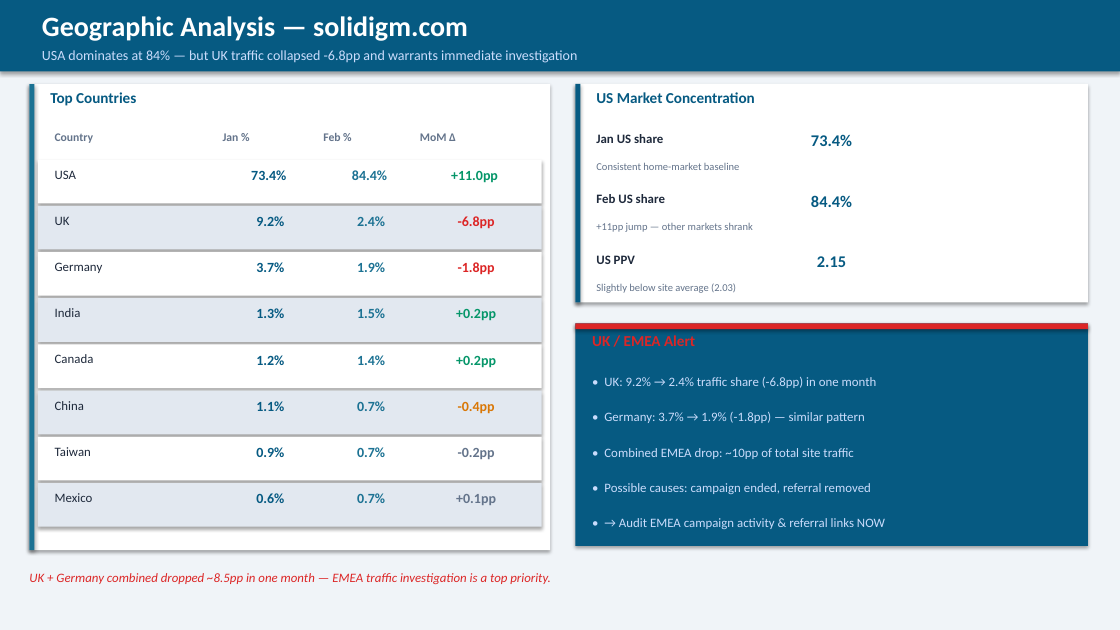
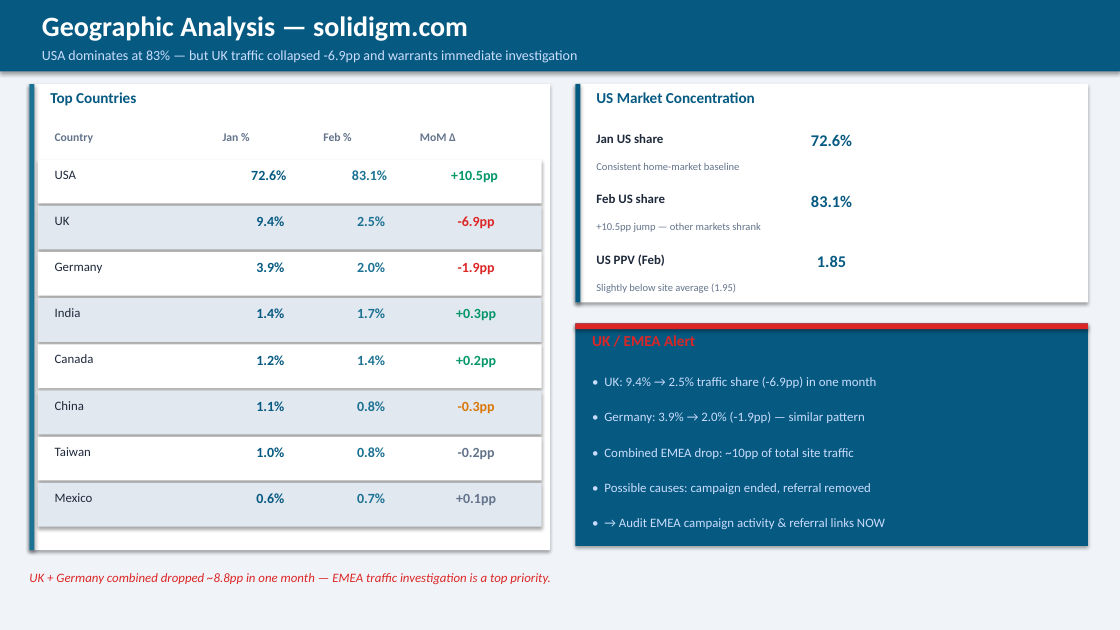
Before and after one commit to durgaguthi/AI, a slide deck: slide 10 of webanalytics/Solidigm_Analytics_Report_JanFeb_FY26.pptx. Drawn at 1120x630 pixels with LibreOffice and Linux fonts; fonts in the diff are those of the drawing. Boxes give left, top, right and bottom in pixels: in the first picture for what was removed or moved away, otherwise in the second. Text is boxed around its words. In the diff, an @@ line names an element or a change of style, - is before the commit and + after.

```diff
--- a/webanalytics/Solidigm_Analytics_Report_JanFeb_FY26.pptx
+++ b/webanalytics/Solidigm_Analytics_Report_JanFeb_FY26.pptx
@@ text at [42, 50, 577, 63]: text changed @@
-USA dominates at 84% — but UK traffic collapsed -6.8pp and warrants immediate investigation
+USA dominates at 83% — but UK traffic collapsed -6.9pp and warrants immediate investigation
@@ text at [811, 134, 852, 146]: text changed @@
-73.4%
+72.6%
@@ text at [251, 170, 286, 180]: text changed @@
-73.4%
+72.6%
@@ text at [352, 170, 387, 180]: text changed @@
-84.4%
+83.1%
@@ text at [451, 171, 498, 183]: text changed @@
-+11.0pp
++10.5pp
@@ text at [811, 195, 852, 207]: text changed @@
-84.4%
+83.1%
@@ text at [256, 216, 284, 226]: text changed @@
-9.2%
+9.4%
@@ text at [357, 216, 385, 226]: text changed @@
-2.4%
+2.5%
@@ text at [458, 216, 495, 229]: text changed @@
--6.8pp
+-6.9pp
@@ text at [596, 222, 760, 232]: text changed @@
-+11pp jump — other markets shrank
++10.5pp jump — other markets shrank
@@ text at [256, 262, 284, 272]: text changed @@
-3.7%
+3.9%
@@ text at [357, 262, 385, 272]: text changed @@
-1.9%
+2.0%
@@ text at [458, 263, 495, 275]: text changed @@
--1.8pp
+-1.9pp
@@ text at [596, 254, 665, 266]: text changed @@
-US PPV
+US PPV (Feb)
@@ text at [817, 255, 846, 267]: text changed @@
-2.15
+1.85
@@ text at [596, 283, 736, 293]: text changed @@
-Slightly below site average (2.03)
+Slightly below site average (1.95)
@@ text at [256, 308, 284, 318]: text changed @@
-1.3%
+1.4%
@@ text at [357, 308, 385, 318]: text changed @@
-1.5%
+1.7%
@@ text at [604, 377, 877, 388]: text changed @@
-• UK: 9.2% → 2.4% traffic share (-6.8pp) in one month
+• UK: 9.4% → 2.5% traffic share (-6.9pp) in one month
@@ text at [357, 401, 385, 411]: text changed @@
-0.7%
+0.8%
@@ text at [458, 402, 495, 414]: text changed @@
--0.4pp
+-0.3pp
@@ text at [604, 412, 864, 423]: text changed @@
-• Germany: 3.7% → 1.9% (-1.8pp) — similar pattern
+• Germany: 3.9% → 2.0% (-1.9pp) — similar pattern
@@ text at [256, 447, 284, 457]: text changed @@
-0.9%
+1.0%
@@ text at [357, 447, 385, 457]: text changed @@
-0.7%
+0.8%
@@ text at [29, 573, 551, 584]: text changed @@
-UK + Germany combined dropped ~8.5pp in one month — EMEA traffic investigation is a top priority.
+UK + Germany combined dropped ~8.8pp in one month — EMEA traffic investigation is a top priority.
```
Also in this commit, not shown: 12 other slides changed, 1 other file.
